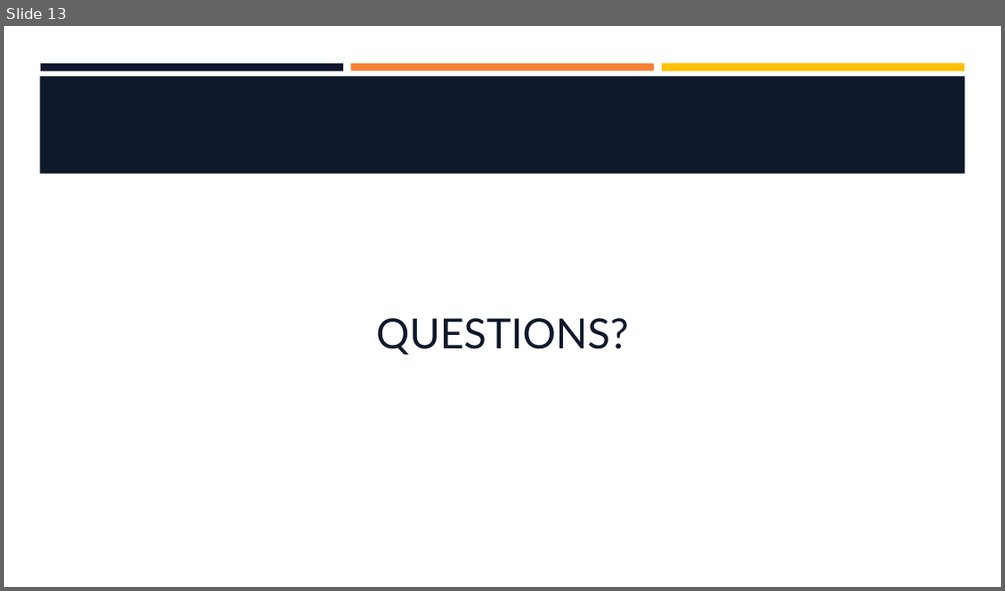
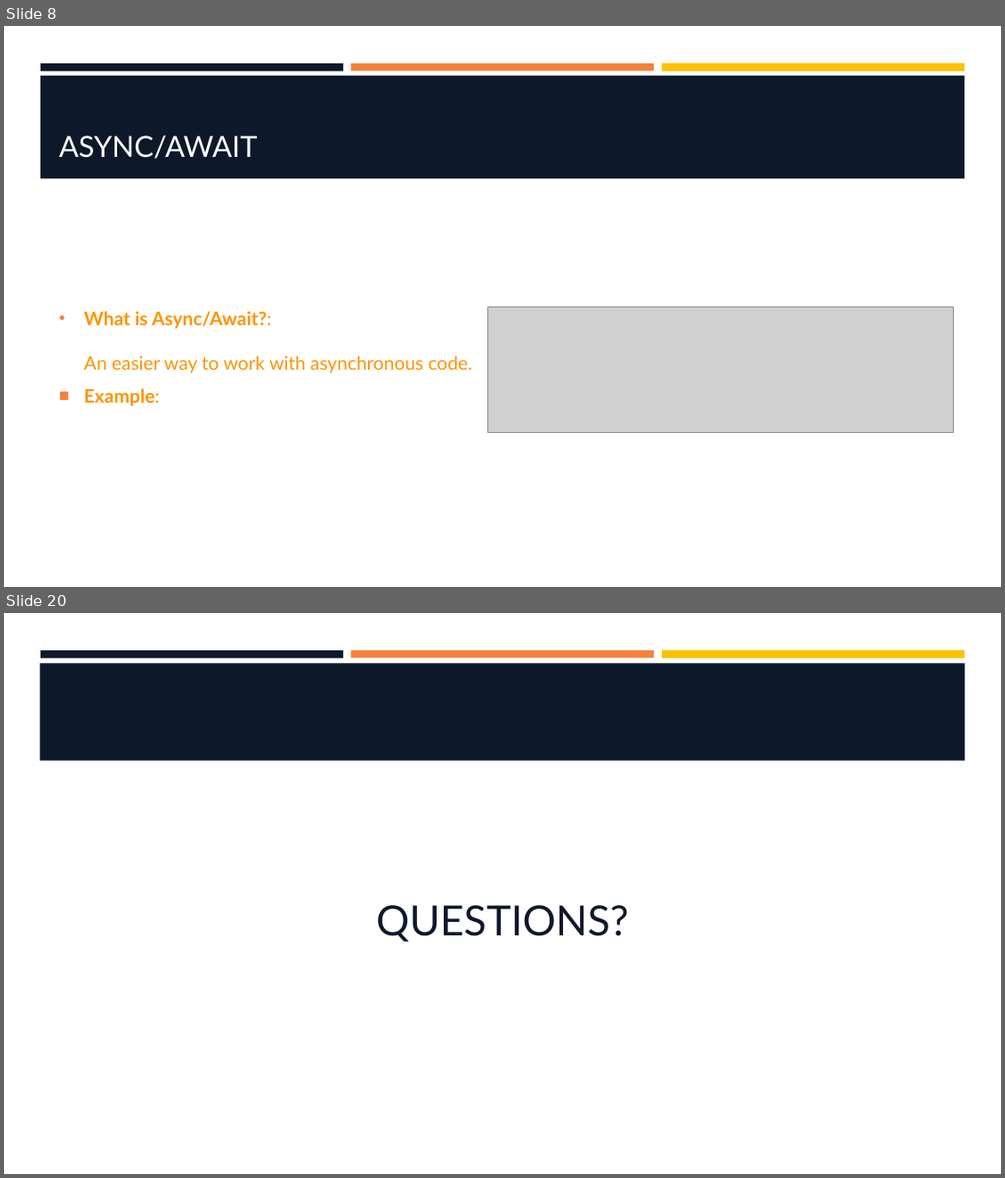
Before and after one commit to hawkeye1900/SBC-Sept24, a slide deck: week-5/W5-S2-NodeJS/W5-S2-NodeJS.pptx. Shown one above the other, each under a label of ours: slide 13 before the commit, slides 8 and 20 after it; the slides between them are not shown. The pictures are 1005x591 and 1005x1178 pixels, drawn with LibreOffice and Linux fonts; fonts in the diff are those of the drawing; grey boxes stand for pictures; background and template pictures are left out. Boxes give left, top, right and bottom in pixels: in the first picture for what was removed or moved away, otherwise in the second. Text is boxed around its words. In the diff, an @@ line names an element or a change of style, - is before the commit and + after.

```diff
--- a/week-5/W5-S2-NodeJS/W5-S2-NodeJS.pptx
+++ b/week-5/W5-S2-NodeJS/W5-S2-NodeJS.pptx
@@ slide 8 added at bbox=[4, 26, 1001, 587], background #FFFFFF; not listed: 3 template elements that a slide beside it also shows @@
@@ rectangle added at bbox=[40, 75, 965, 178], fill #0E182B @@
@@ title added at bbox=[59, 135, 258, 159], 28 pt, text #FFFFFF @@
+ASYNC/AWAIT
@@ text added at bbox=[84, 311, 473, 406], 18 pt, text #FF9300 @@
+• What is Async/Await?:
+  An easier way to work with asynchronous code.
+■ Example:
@@ picture added at bbox=[488, 306, 954, 432] @@
@@ what was slide 13 is now slide 20 @@
```
Also in this commit, not shown: 4 slides changed, 14 other slides added, 8 slides removed, 1 other file.
